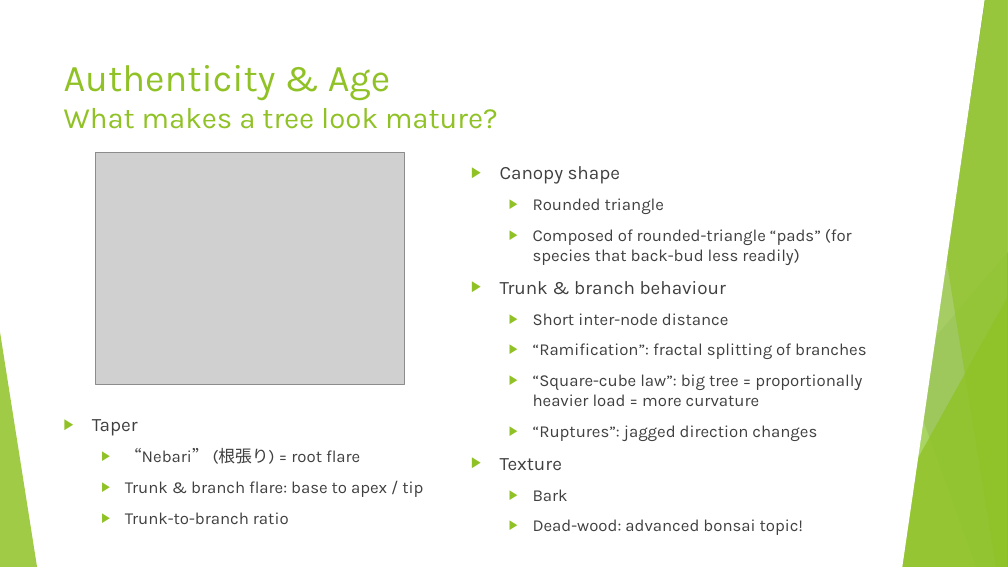
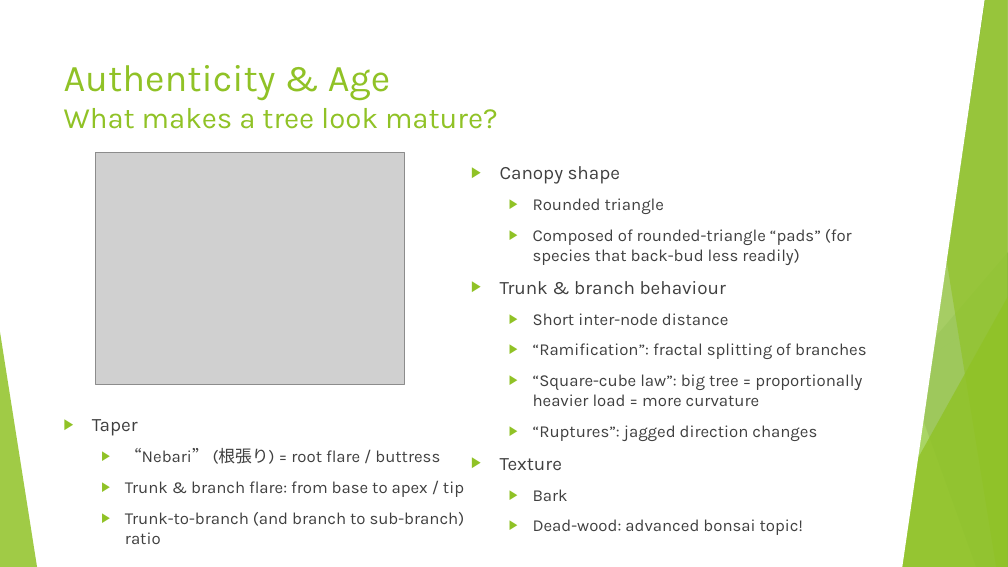
Before and after one commit to AlexLabram/Bonsai, a slide deck: slide 12 of Courseware/Bonsai On A Budget (running).pptx. Drawn at 1008x567 pixels with LibreOffice and Linux fonts; fonts in the diff are those of the drawing; grey boxes stand for pictures. Boxes give left, top, right and bottom in pixels: in the first picture for what was removed or moved away, otherwise in the second. Text is boxed around its words. In the diff, an @@ line names an element or a change of style, - is before the commit and + after.

Commit message:
Minor wording changes throughout

```diff
--- a/Courseware/Bonsai On A Budget (running).pptx
+++ b/Courseware/Bonsai On A Budget (running).pptx
@@ text at [125,448,465,544]: text changed @@
-  ▶ “Nebari” (根張り) = root flare
-  ▶ Trunk & branch flare: base to apex / tip
-  ▶ Trunk-to-branch ratio
+  ▶ “Nebari” (根張り) = root flare / buttress
+  ▶ Trunk & branch flare: from base to apex / tip
+  ▶ Trunk-to-branch (and branch to sub-branch) ratio
```
Also in this commit, not shown: 6 other slides changed.
